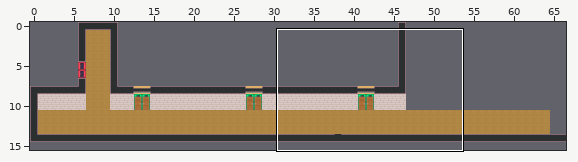
Tiled map (JSON) -- second-floor.tmj. The picture above shows the old version from afar; the outline marks the close-up.
Close-up. Before:
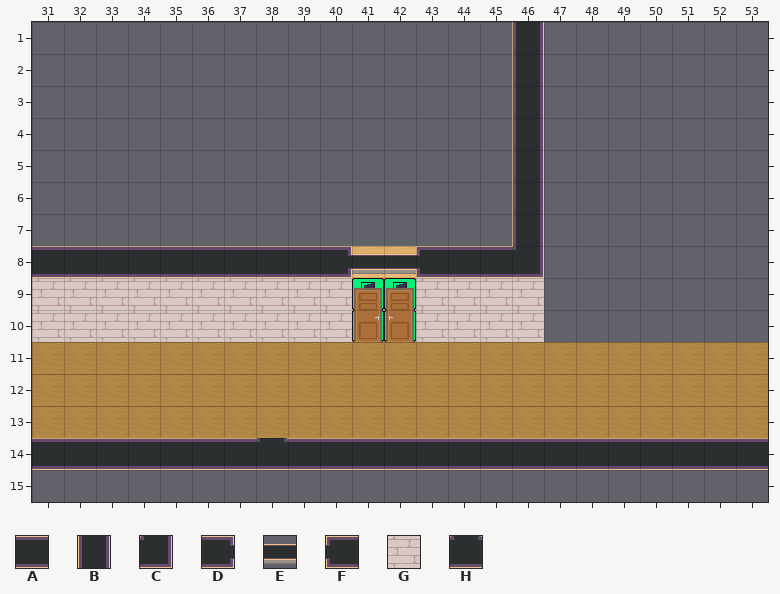
Cells are 32x32 px. Shown: x 31..53, y 1..15.
Key: from "Chunk 1": A 7, B 10, C 12, D 14, E 15, F 16, G 17, H 18.
_ is an empty cell.
Layers that did not change in this view are not listed.
Layer "walls/wall" before, first column x 31:
 1 _______________B_______
 2 _______________B_______
 3 _______________B_______
 4 _______________B_______
 5 _______________B_______
 6 _______________B_______
 7 _______________B_______
 8 AAAAAAAAADEEFAAC_______
 9 GGGGGGGGGG__GGGG_______
10 GGGGGGGGGG__GGGG_______
11 _______________________
12 _______________________
13 _______________________
14 AAAAAAAHAAAAAAAAAAAAAAA
15 _______________________
After:
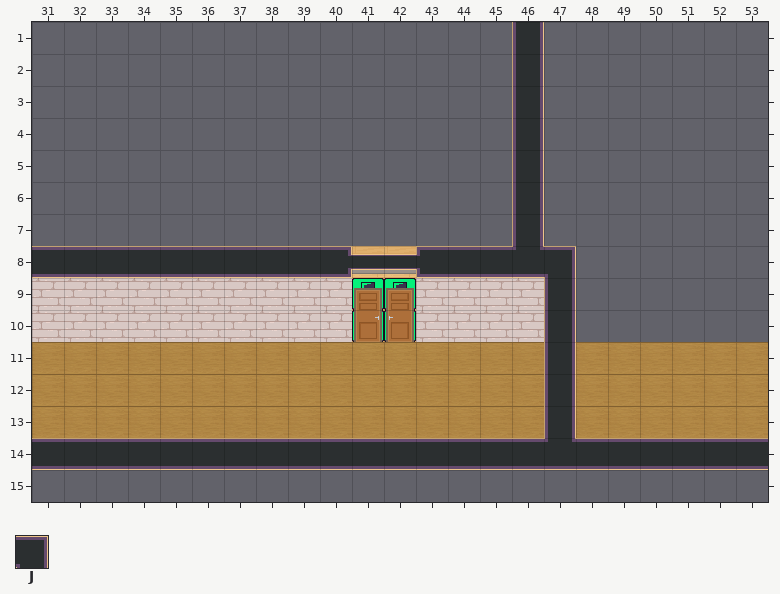
Further tiles: from "Chunk 1": J 8.
The edit:
{"where": "layer \"walls/wall\""}
{"y":8,"x":46,"old":"C_","new":"HJ"}
{"y":9,"x":47,"old":"_","new":"B"}
{"y":10,"x":47,"old":"_","new":"B"}
{"y":11,"x":47,"old":"_","new":"B"}
{"y":12,"x":47,"old":"_","new":"B"}
{"y":13,"x":47,"old":"_","new":"B"}
{"y":14,"x":38,"old":"H","new":"A"}
{"y":14,"x":47,"old":"A","new":"H"}
